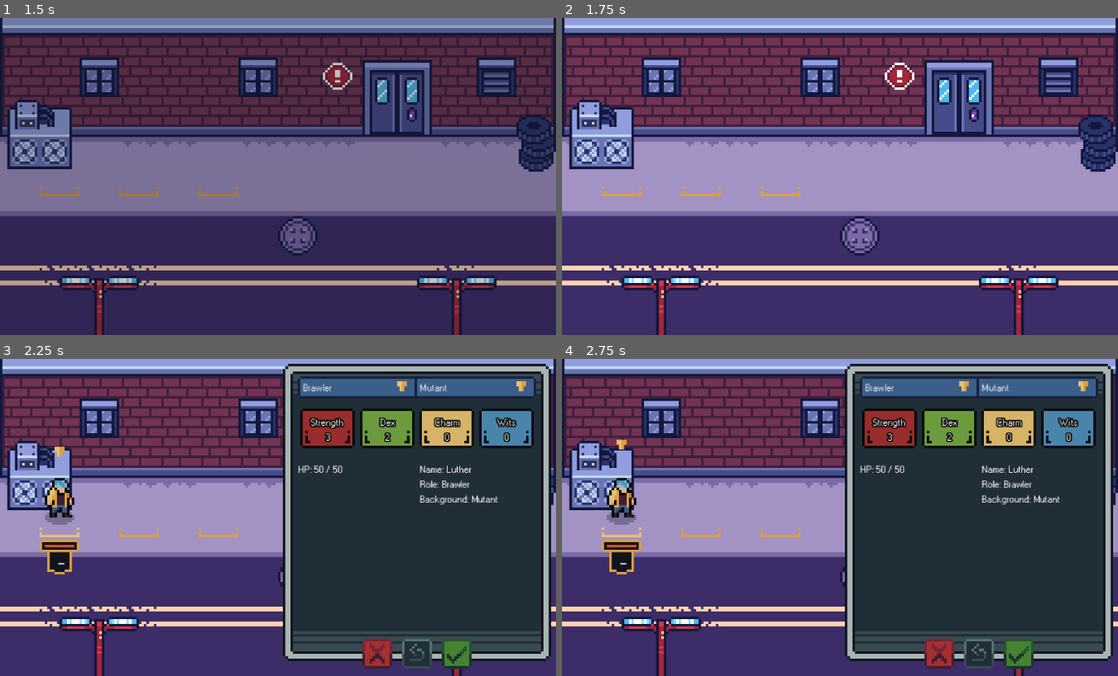
Above: before the commit, frames 1-4 (two rows, left to right).
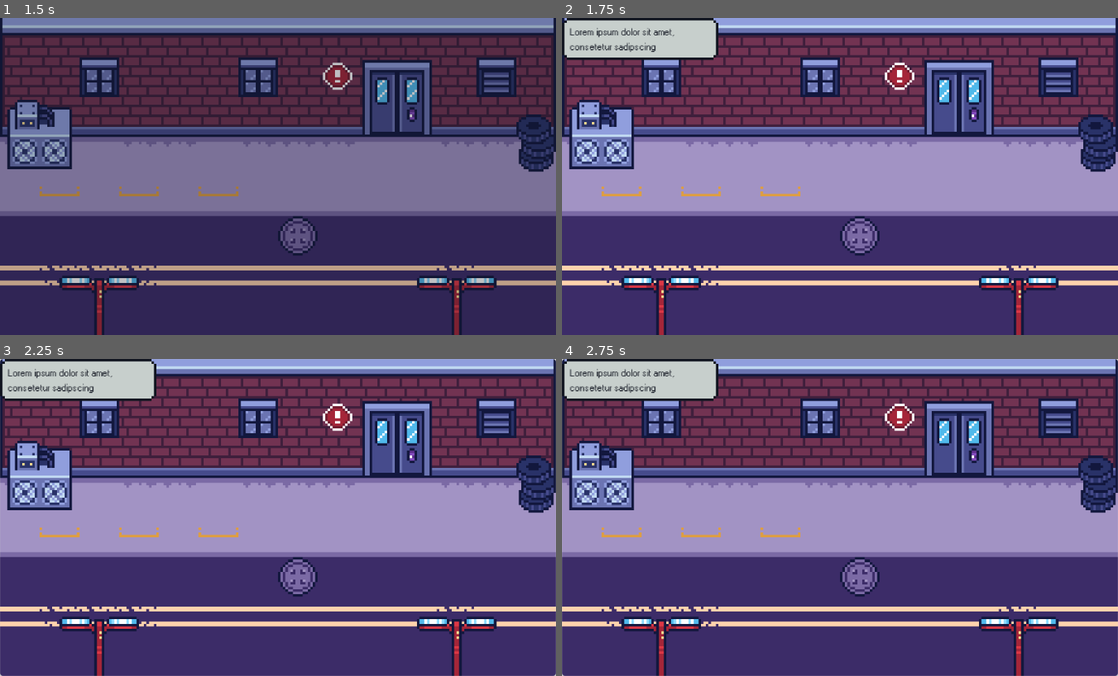
Above: after the commit, the same moments.

Repository: Paraldos/AdventureGame
Game: Godot game, scene res://title_screen/title_screen.tscn
Same seed, same stepped clock (60 frames per second), same inputs: the game is played once before the commit and once after it.
Inputs (mouse positions are in pixels of both pictures, inside the frame that each line leads up to):
- Up to frame 1 (1.5 s): click (278, 176) at 0.52 s; click (61, 151) at 1.27 s
- Up to frame 2 (1.75 s): no input
- Up to frame 3 (2.25 s): click (61, 492) at 2.02 s
- Up to frame 4 (2.75 s): no input

Frame 1 is identical in both runs. In frame 2, 3.7% of the frame differs, in the area x 0-29%, y 0-14%; in frame 3, 49%, in the area x 0-100%, y 0-100%; in frame 4, 49%.

Commit message:
wip conversation bubble

Diff:
--- /dev/null
+++ b/assets/theme/dialog_theme.tres
@@ -0,0 +1,18 @@
+[gd_resource type="Theme" load_steps=4 format=3 uid="uid://b4e32g31xbiik"]
+
+[ext_resource type="Texture2D" uid="uid://b65iw4a3mx4h7" path="res://assets/img/ui/dialog_bubble.png" id="1_rngpb"]
+[ext_resource type="FontFile" uid="uid://nn4nvg0af02x" path="res://assets/fonts/W95FA.otf" id="2_vxttx"]
+
+[sub_resource type="StyleBoxTexture" id="StyleBoxTexture_vxttx"]
+texture = ExtResource("1_rngpb")
+texture_margin_left = 3.0
+texture_margin_top = 3.0
+texture_margin_right = 3.0
+texture_margin_bottom = 3.0
+
+[resource]
+default_font = ExtResource("2_vxttx")
+default_font_size = 4
+Label/colors/font_color = Color(0.0627451, 0.078431375, 0.12156863, 1)
+Label/constants/line_spacing = 1
+PanelContainer/styles/panel = SubResource("StyleBoxTexture_vxttx")
--- a/dialog_manager/dialog.gd
+++ b/dialog_manager/dialog.gd
@@ -3,7 +3,7 @@
 
 enum Speakers { RANDOME_HERO, RANDOME_ENEMY, NARRATOR, BOSS }
 
-@export var text : String
+@export_multiline var text : String
 @export var speaker : Speakers
 @export var location : Array[String]
 @export var option : Array[DialogOption]
--- /dev/null
+++ b/dialog_manager/dialog_bubble.gd
@@ -0,0 +1,8 @@
+extends Node2D
+
+@onready var label: Label = %Label
+var dialog : Dialog
+var max_length = 50
+
+func _ready() -> void:
+	label.text = dialog.text.substr(0, max_length)
--- /dev/null
+++ b/dialog_manager/dialog_bubble.tscn
@@ -0,0 +1,21 @@
+[gd_scene load_steps=3 format=3 uid="uid://b21pqknq7i2xa"]
+
+[ext_resource type="Script" uid="uid://blllm38qpqbc3" path="res://dialog_manager/dialog_bubble.gd" id="1_4fcfv"]
+[ext_resource type="Theme" uid="uid://b4e32g31xbiik" path="res://assets/theme/dialog_theme.tres" id="1_7grl3"]
+
+[node name="DialogBubble" type="Node2D"]
+script = ExtResource("1_4fcfv")
+
+[node name="PanelContainer" type="PanelContainer" parent="."]
+offset_right = 63.0
+offset_bottom = 11.0
+theme = ExtResource("1_7grl3")
+
+[node name="VBoxContainer" type="VBoxContainer" parent="PanelContainer"]
+layout_mode = 2
+
+[node name="Label" type="Label" parent="PanelContainer/VBoxContainer"]
+unique_name_in_owner = true
+layout_mode = 2
+text = "Hallo Bert"
+autowrap_mode = 2
--- a/dialog_manager/dialog_manager.gd
+++ b/dialog_manager/dialog_manager.gd
@@ -1,4 +1,6 @@
 extends CanvasLayer
+
+var bp_dialog_bubble = preload("res://dialog_manager/dialog_bubble.tscn")
 
 # ============================================ ready
 func _ready() -> void:
@@ -16,7 +18,12 @@
 func start_dialog(dialog_id: String) -> void:
 	var dialog = get_node(dialog_id)
 	if not dialog: return
-	print(dialog_id)
+	var bubble = bp_dialog_bubble.instantiate()
+	bubble.dialog = dialog
+	add_child(bubble)
+
+func _on_button_pressed() -> void:
+	if not GameManager.state == GameManager.STATES.CONVERSATION: return
 
 # ============================================ helper
 func _get_dialog_id_for_this_location() -> String:
--- a/dialog_manager/dialog_manager.tscn
+++ b/dialog_manager/dialog_manager.tscn
@@ -8,11 +8,21 @@
 
 [node name="Dialog1" type="Node" parent="."]
 script = ExtResource("2_cbvse")
-text = "Dialog 1"
+text = "Lorem ipsum dolor sit amet, consetetur sadipscing elitr, sed diam nonumy eirmod tempor invidunt ut labore et dolore magna aliquyam erat, sed diam voluptua. At vero eos et accusam et justo duo dolores et ea rebum. Stet clita kasd gubergren, no sea takimata sanctus est Lorem ipsum dolor sit amet. Lorem ipsum dolor sit amet, consetetur sadipscing elitr, sed diam nonumy eirmod tempor invidunt ut labore et dolore magna aliquyam erat, sed diam voluptua. At vero eos et accusam et justo duo dolores et ea rebum. Stet clita kasd gubergren, no sea takimata sanctus est Lorem ipsum dolor sit amet."
 location = Array[String](["TestArea"])
 metadata/_custom_type_script = "uid://vqv617lov561"
 
 [node name="Dialog2" type="Node" parent="."]
 script = ExtResource("2_cbvse")
-text = "Dialog 2"
+text = "Dialog2"
 metadata/_custom_type_script = "uid://vqv617lov561"
+
+[node name="Button" type="Button" parent="."]
+anchors_preset = 15
+anchor_right = 1.0
+anchor_bottom = 1.0
+grow_horizontal = 2
+grow_vertical = 2
+flat = true
+
+[connection signal="pressed" from="Button" to="." method="_on_button_pressed"]
Not shown, added: dialog_manager/dialog_bubble.gd.uid
